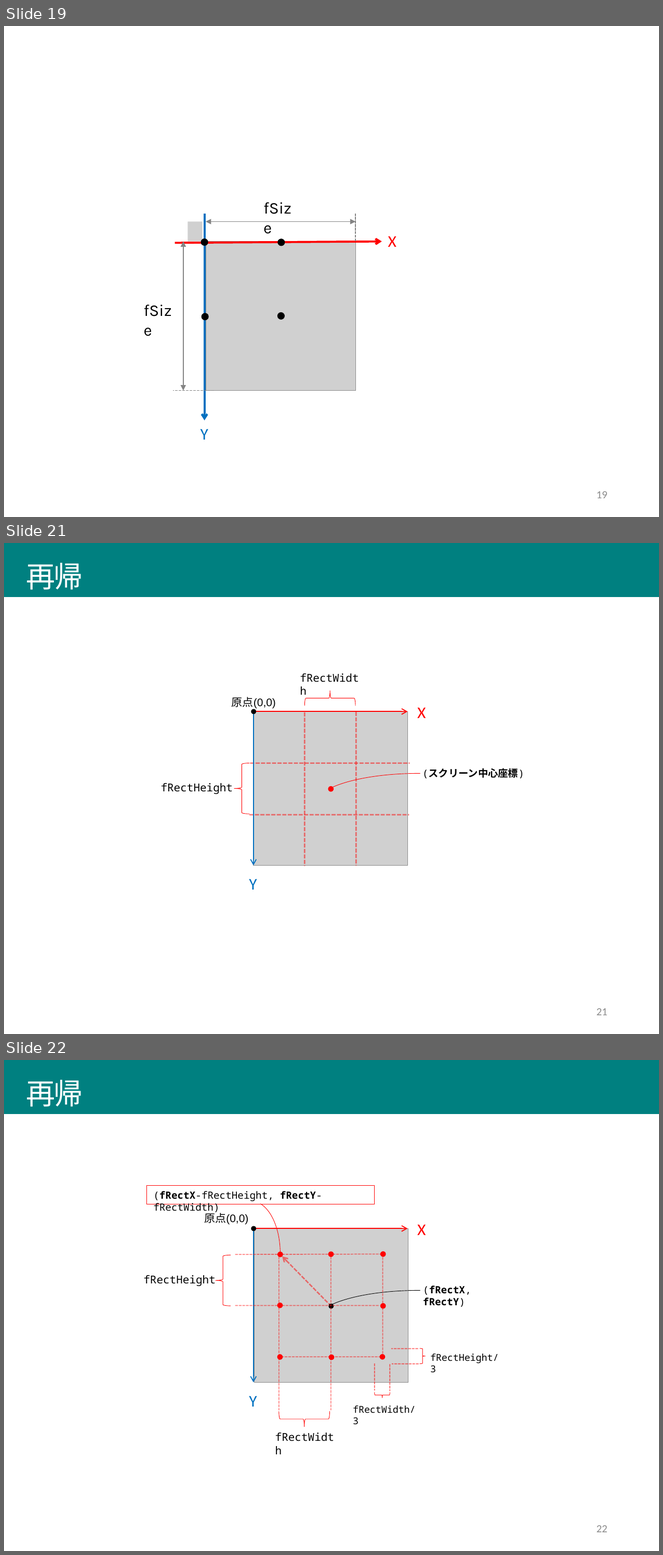
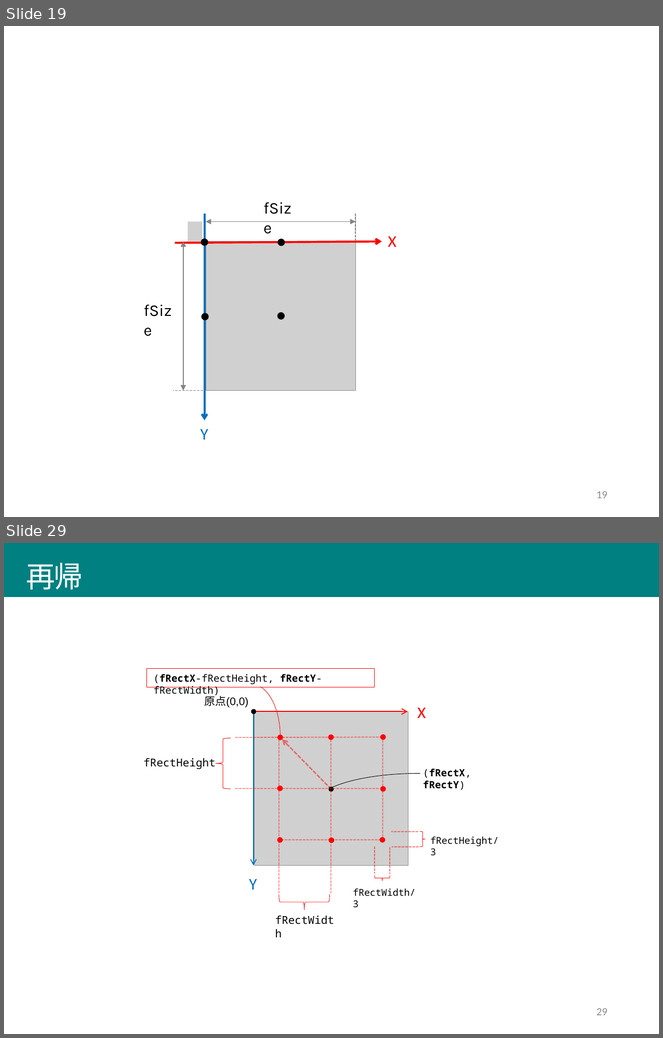
Before and after one commit to afukushimagit/afukushimagit.github.io, a slide deck: images/recursive/図素材.pptx. Shown one above the other, each under a label of ours: slides 19, 21 and 22 before the commit, slides 19 and 29 after it; the slides between them are not shown. The pictures are 663x1555 and 663x1038 pixels, drawn with LibreOffice and Linux fonts; fonts in the diff are those of the drawing; grey boxes stand for pictures. Boxes give left, top, right and bottom in pixels: in the first picture for what was removed or moved away, otherwise in the second. Text is boxed around its words. In the diff, an @@ line names an element or a change of style, - is before the commit and + after.

```diff
--- a/images/recursive/図素材.pptx
+++ b/images/recursive/図素材.pptx
@@ slide 21 removed at box(4, 543, 659, 1034), background #FFFFFF @@
@@ title removed at box(4, 543, 659, 597) @@
-再帰
@@ text removed at box(294, 668, 367, 688) @@
-fRectWidth
@@ text removed at box(232, 697, 276, 709) @@
-原点(0,0)
@@ left brace removed at box(305, 691, 356, 706) @@
@@ ellipse removed at box(251, 709, 256, 715) @@
@@ picture removed at box(253, 712, 408, 866) @@
@@ arrow removed from (254, 711) to (408, 711) @@
@@ arrow removed from (254, 711) to (254, 865) @@
@@ line removed from (305, 713) to (305, 866) @@
@@ line removed from (357, 712) to (357, 866) @@
@@ text removed at box(417, 707, 426, 718) @@
-X
@@ left brace removed at box(234, 763, 249, 814) @@
@@ line removed from (250, 763) to (410, 763) @@
@@ arc (boxed as its full ellipse) removed at box(316, 774, 523, 835) @@
@@ text removed at box(423, 768, 525, 779) @@
-(スクリーン中心座標)
@@ text removed at box(161, 783, 233, 794) @@
-fRectHeight
@@ ellipse removed at box(328, 786, 334, 792) @@
@@ line removed from (249, 815) to (410, 815) @@
@@ text removed at box(249, 879, 257, 890) @@
-Y
@@ page number removed at box(597, 1008, 608, 1016) @@
-21
@@ what was slide 22 is now slide 29 @@
@@ page number at box(597, 1008, 608, 1016): text changed @@
-22
+29
```
Also in this commit, not shown: 3 slides changed, 9 slides added, 31 other files.
